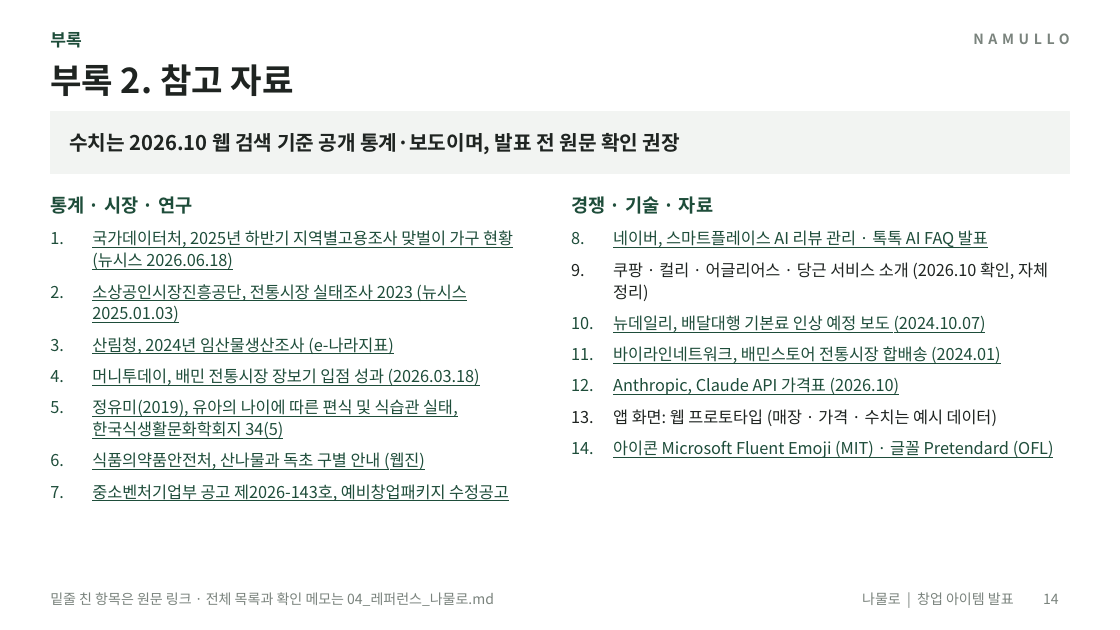
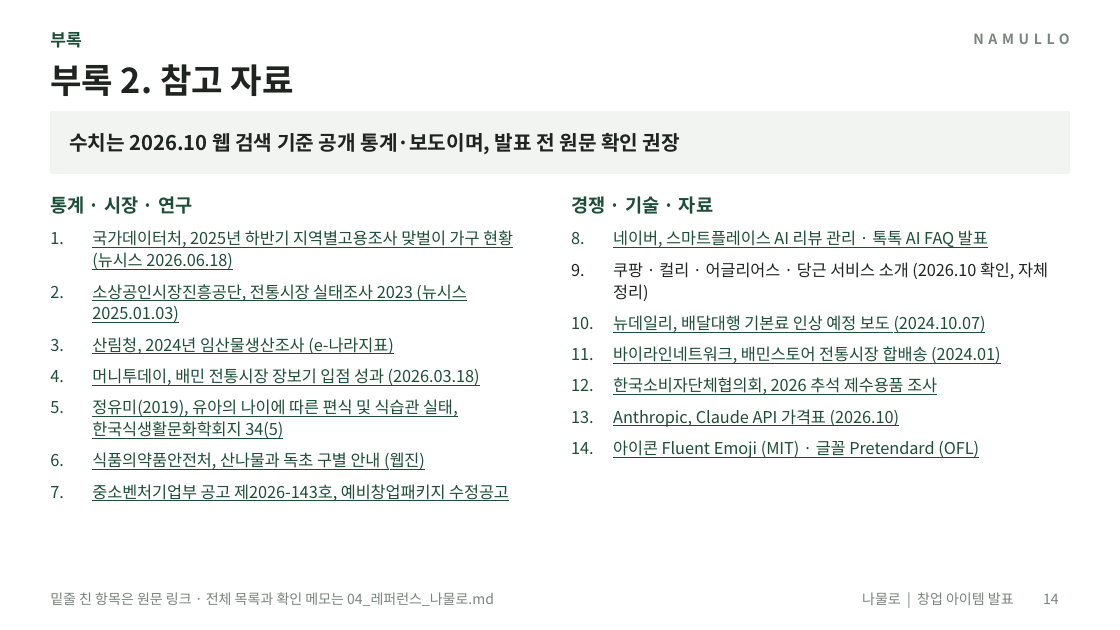
Before and after one commit to yonghoon7153-source/Yonghoon-DEM-DFT, a slide deck: slide 14 of namul-platform/02_발표자료_나물로.pptx. Drawn at 1120x630 pixels with LibreOffice and Linux fonts; fonts in the diff are those of the drawing. Boxes give left, top, right and bottom in pixels: in the first picture for what was removed or moved away, otherwise in the second. Text is boxed around its words. In the diff, an @@ line names an element or a change of style, - is before the commit and + after.

```diff
--- a/namul-platform/02_발표자료_나물로.pptx
+++ b/namul-platform/02_발표자료_나물로.pptx
@@ text at <box>613,377,937,395</box>: paragraph added @@
+12. 한국소비자단체협의회, 2026 추석 제수용품 조사
@@ text at <box>613,440,979,458</box>: text changed @@
-13. 앱 화면: 웹 프로토타입 (매장 · 가격 · 수치는 예시 데이터)
-14. 아이콘 Microsoft Fluent Emoji (MIT) · 글꼴 Pretendard (OFL)
+14. 아이콘 Fluent Emoji (MIT) · 글꼴 Pretendard (OFL)
```
Also in this commit, not shown: 9 other slides changed, 23 other files.
